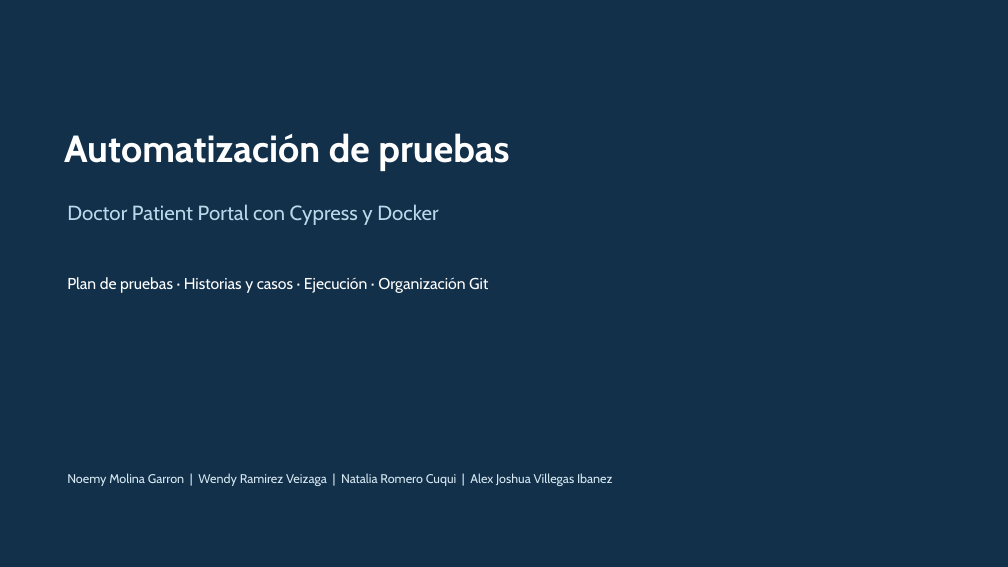
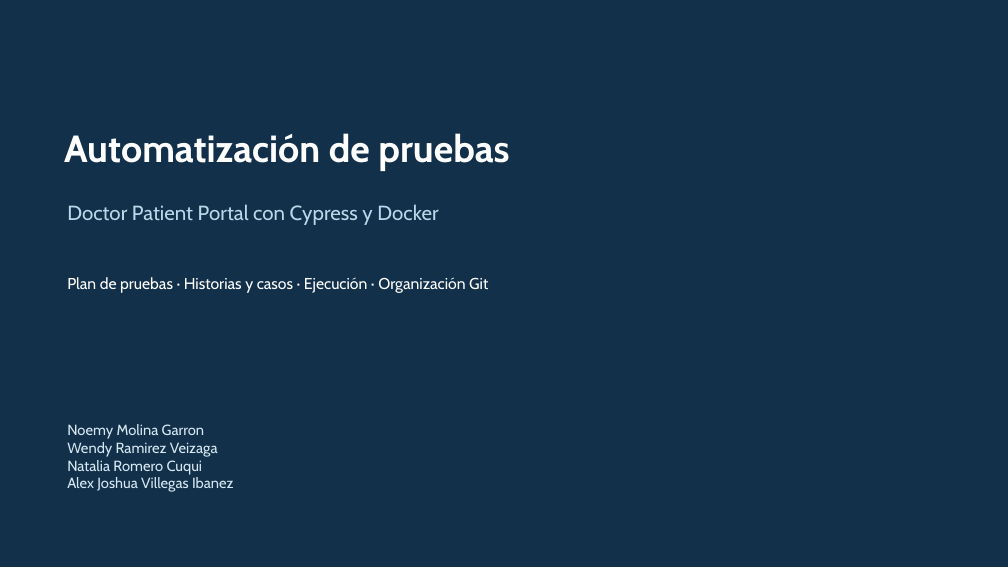
Before and after one commit to Lurey14/doctor-patient-portal-sqa-cypress, a slide deck: slide 1 of entregables/04-Exposicion-Organizacion-Git.pptx. Drawn at 1008x567 pixels with LibreOffice and Linux fonts; fonts in the diff are those of the drawing. Boxes give left, top, right and bottom in pixels: in the first picture for what was removed or moved away, otherwise in the second. Text is boxed around its words. In the diff, an @@ line names an element or a change of style, - is before the commit and + after.

```diff
--- a/entregables/04-Exposicion-Organizacion-Git.pptx
+++ b/entregables/04-Exposicion-Organizacion-Git.pptx
@@ text at (67,424,234,492): text changed; size 12 to 14 pt @@
-Noemy Molina Garron | Wendy Ramirez Veizaga | Natalia Romero Cuqui | Alex Joshua Villegas Ibanez
+Noemy Molina Garron
+Wendy Ramirez Veizaga
+Natalia Romero Cuqui
+Alex Joshua Villegas Ibanez
```
Also in this commit, not shown: 1 other slide changed, 2 other files.
